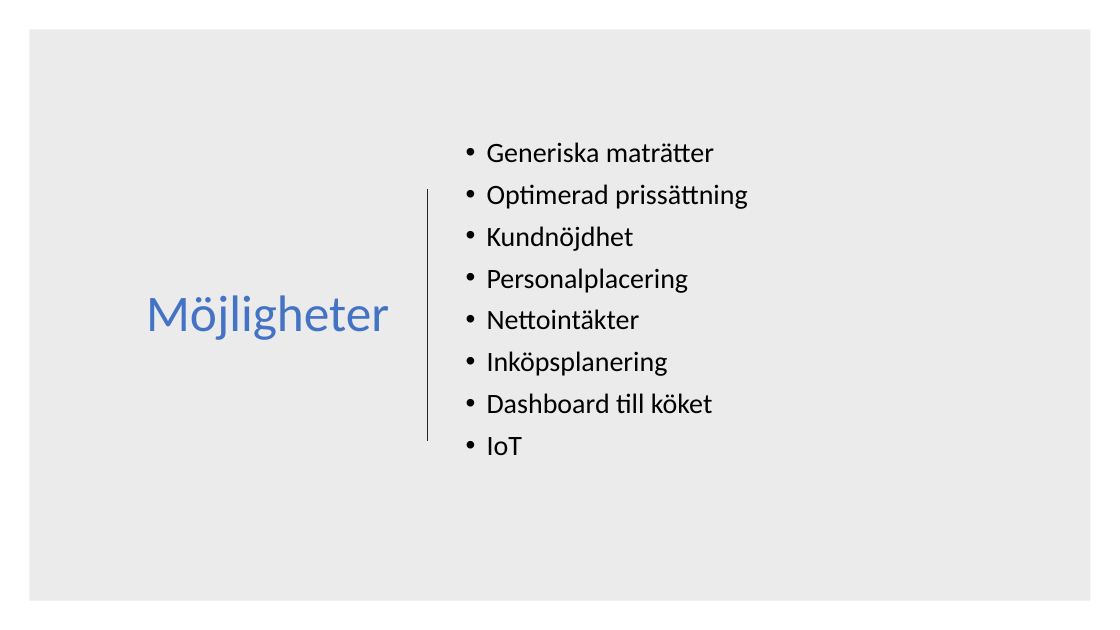
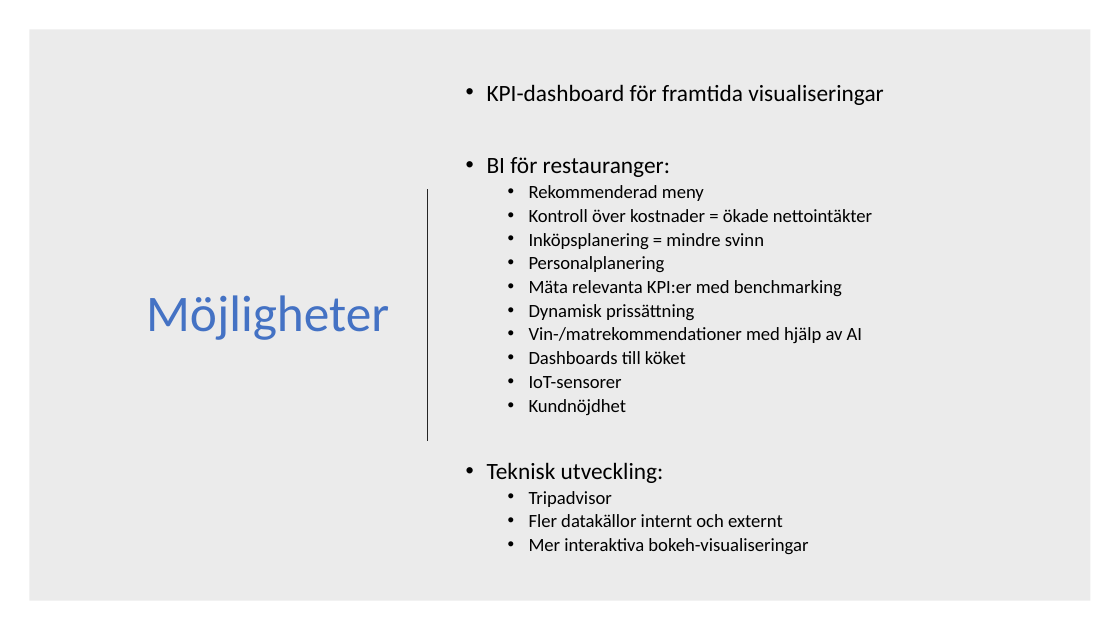
Before and after one commit to sobo1801/UnicornCo, a slide deck: slide 8 of Unicorn Co.pptx. Drawn at 1120x630 pixels with LibreOffice and Linux fonts; fonts in the diff are those of the drawing. Boxes give left, top, right and bottom in pixels: in the first picture for what was removed or moved away, otherwise in the second. Text is boxed around its words. In the diff, an @@ line names an element or a change of style, - is before the commit and + after.

```diff
--- a/Unicorn Co.pptx
+++ b/Unicorn Co.pptx
@@ text at (487, 84, 884, 388): text changed; size 24 to 16 pt @@
-• Generiska maträtter
-• Optimerad prissättning
+• KPI-dashboard för framtida visualiseringar
+• BI för restauranger:
+  • Rekommenderad meny
+  • Kontroll över kostnader = ökade nettointäkter
+  • Inköpsplanering = mindre svinn
+  • Personalplanering
+  • Mäta relevanta KPI:er med benchmarking
+  • Dynamisk prissättning
+  • Vin-/matrekommendationer med hjälp av AI
+  • Dashboards till köket
+  • IoT-sensorer
@@ text at (529, 399, 627, 415): size 24 to 16 pt in "Kundnöjdhet"; list level 1 to 2 in "Kundnöjdhet"; line spacing 0.9 to 0.8 @@
@@ text at (487, 462, 808, 554): text changed; size 24 to 16 pt @@
-• Personalplacering
-• Nettointäkter
-• Inköpsplanering
-• Dashboard till köket
-• IoT
+• Teknisk utveckling:
+  • Tripadvisor
+  • Fler datakällor internt och externt
+  • Mer interaktiva bokeh-visualiseringar
```
Also in this commit, not shown: 2 other slides changed.
